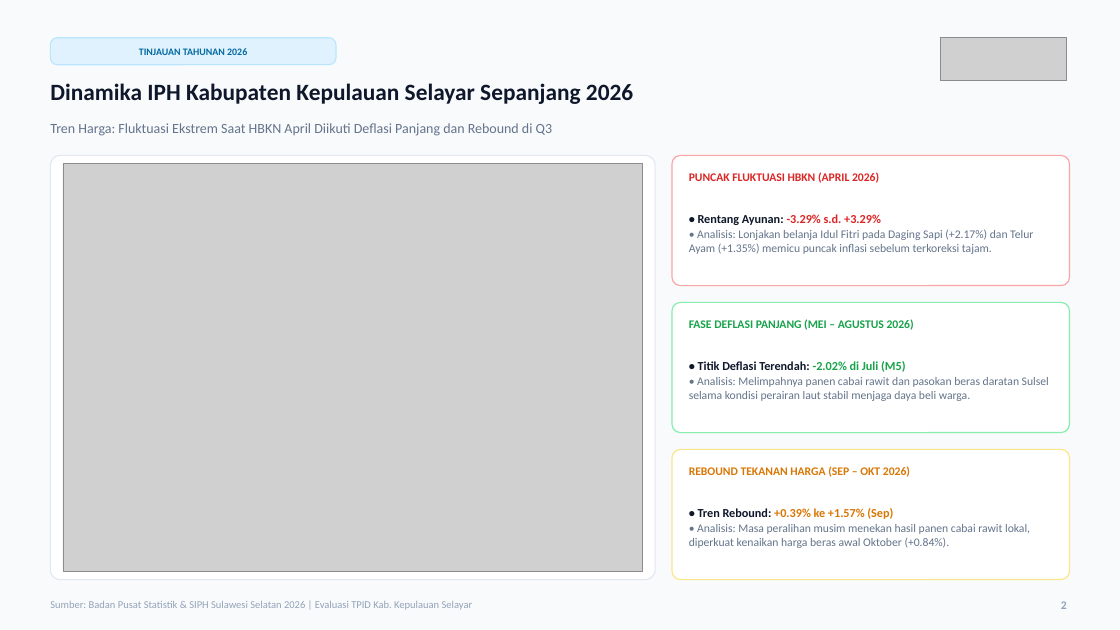
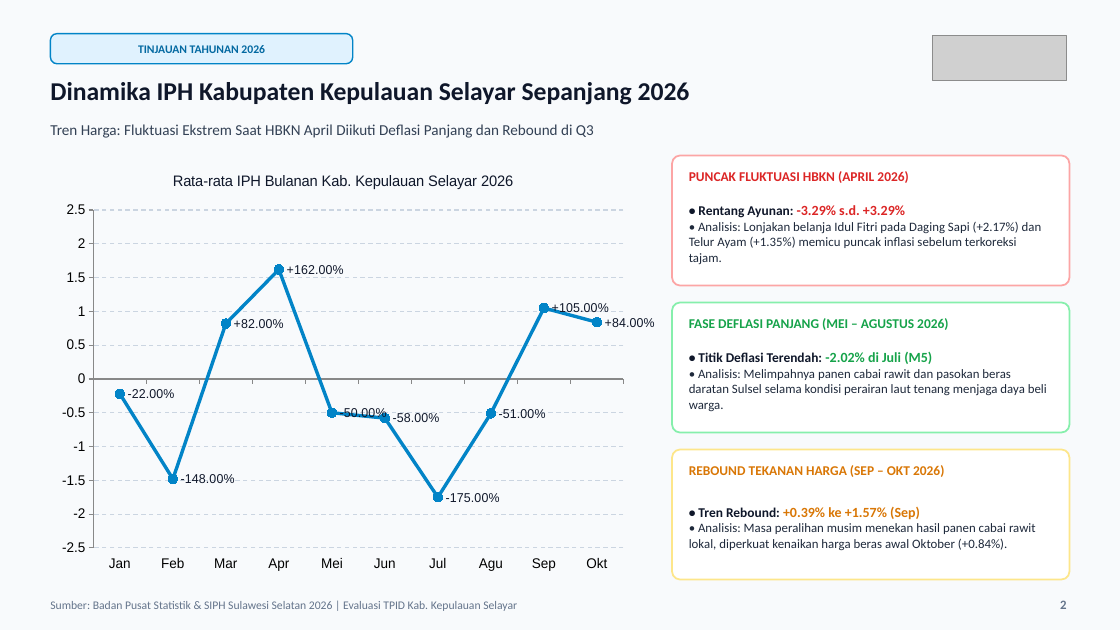
Before and after one commit to ridsonap/siph, a slide deck: slide 2 of Materi IPH.pptx. Drawn at 1120x630 pixels with LibreOffice and Linux fonts; fonts in the diff are those of the drawing; grey boxes stand for pictures. Boxes give left, top, right and bottom in pixels: in the first picture for what was removed or moved away, otherwise in the second. Text is boxed around its words. In the diff, an @@ line names an element or a change of style, - is before the commit and + after.

```diff
--- a/Materi IPH.pptx
+++ b/Materi IPH.pptx
@@ text "TINJAUAN TAHUNAN 2026" at (138, 45, 265, 53): size 8.5 to 10 pt @@
@@ rounded rectangle: place and size @@
-rounded rectangle at (50, 38, 336, 65)
+rounded rectangle at (50, 34, 353, 64)
@@ rounded rectangle at (50, 34, 353, 64): outline #BAE6FD 1 pt to #0284C7 1.2 pt; proportions changed @@
@@ picture: place and size @@
-picture at (941, 38, 1067, 81)
+picture at (933, 35, 1067, 81)
@@ text "Dinamika IPH Kabupaten Kepulauan Selayar ..." at (50, 82, 690, 105): size 20 to 22 pt @@
@@ text "Tren Harga: Fluktuasi Ekstrem Saat ..." at (50, 124, 594, 138): size 12 to 13 pt, text colour #64748B to #334155 @@
@@ rounded rectangle removed at (50, 155, 655, 580) @@
@@ line chart added at (50, 155, 655, 580) @@
+title "Rata-rata IPH Bulanan Kab. Kepulauan Selayar 2026"
+categories: Jan, Feb, Mar, Apr, Mei, Jun, Jul, Agu, Sep, Okt
+Series 1: -0.22, -1.48, 0.82, 1.62, -0.5, -0.58, -1.75, -0.51, 1.05, 0.84
@@ picture removed at (63, 164, 643, 571) @@
@@ rounded rectangle at (672, 155, 1070, 286): outline #FCA5A5 1 pt to #FCA5A5 1.5 pt @@
@@ text "• Rentang Ayunan: -3.29% s.d. ..." at (689, 205, 1042, 264): size 10.5 to 11.5 pt in "• Rentang Ayunan:"; size 10.5 to 12 pt in "-3.29% s.d. +3.29%"; size 10 to 11 pt, text colour #64748B to #1E293B in "• Analisis: Lonjakan belanja Idul Fitri pada ..." @@
@@ rounded rectangle at (672, 302, 1070, 433): outline #86EFAC 1 pt to #86EFAC 1.5 pt @@
@@ text at (698, 352, 932, 364): size 10.5 to 11.5 pt in "• Titik Deflasi Terendah:"; size 10.5 to 12 pt in "-2.02% di Juli (M5)" @@
@@ text at (689, 369, 1047, 411): text changed; size 10 to 11 pt; text colour #64748B to #1E293B @@
-• Analisis: Melimpahnya panen cabai rawit dan pasokan beras daratan Sulsel selama kondisi perairan laut stabil menjaga daya beli warga.
+• Analisis: Melimpahnya panen cabai rawit dan pasokan beras daratan Sulsel selama kondisi perairan laut tenang menjaga daya beli warga.
@@ rounded rectangle at (672, 450, 1070, 580): outline #FDE68A 1 pt to #FDE68A 1.5 pt @@
@@ size 10 to 11.5 pt in 3 elements at (689, 171, 908, 183), (689, 318, 948, 330), (689, 465, 944, 477) @@
@@ text "• Tren Rebound: +0.39% ke ..." at (689, 507, 1036, 550): size 10.5 to 11.5 pt in "• Tren Rebound:"; size 10.5 to 12 pt in "+0.39% ke +1.57% (Sep)"; size 10 to 11 pt, text colour #64748B to #1E293B in "• Analisis: Masa peralihan musim menekan hasil ..." @@
@@ text "Sumber: Badan Pusat Statistik & ..." at (50, 601, 517, 611): size 9 to 10 pt, text colour #94A3B8 to #64748B @@
@@ text "2" at (1060, 600, 1066, 609): size 10 to 11 pt, text colour #94A3B8 to #64748B @@
```
Also in this commit, not shown: 7 other slides changed, 2 other files.
